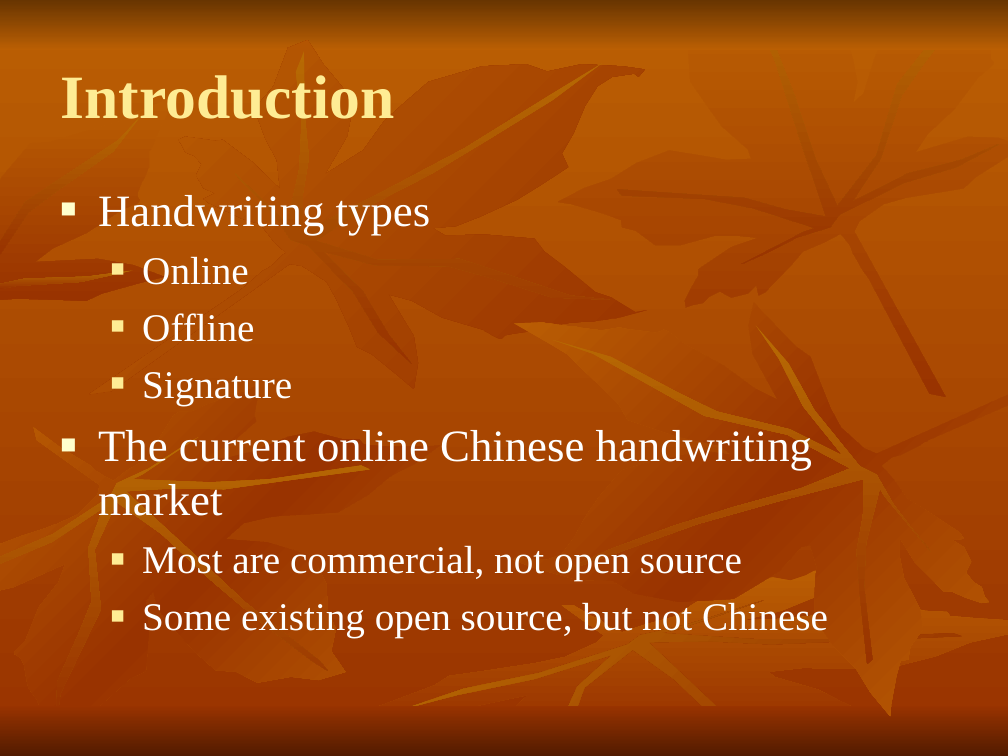
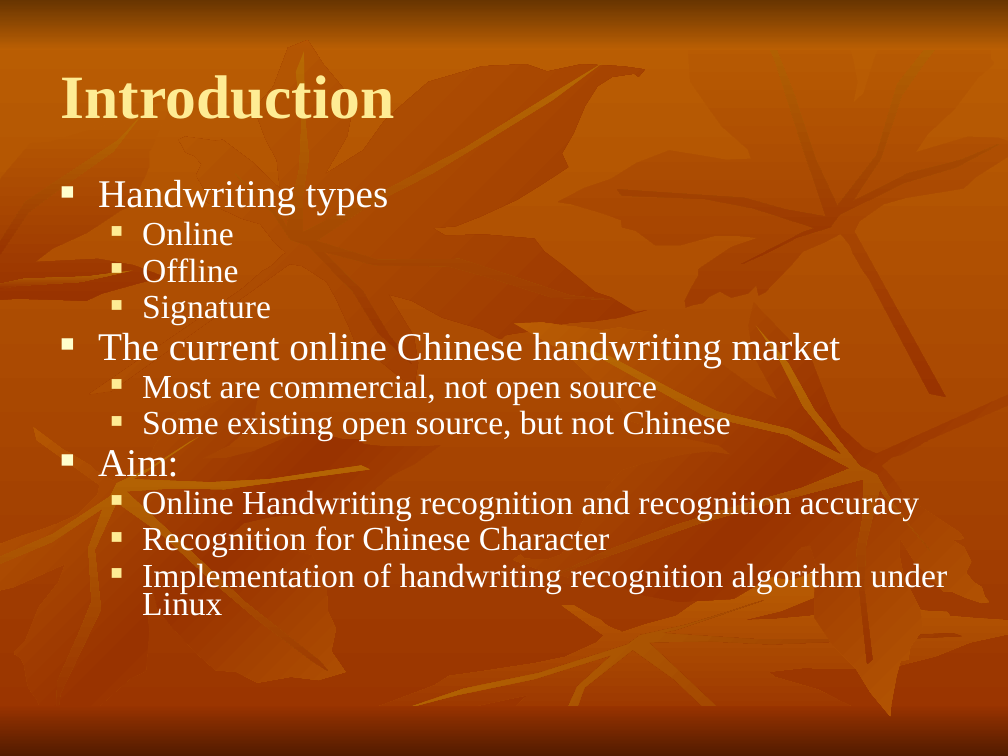
Before and after one commit to shaileshBhokare/honours, a slide deck: slide 4 of Dissertition/report/ranHonours Seminar.ppt (slide 5 before the commit). Drawn at 1008x756 pixels with LibreOffice and Linux fonts; fonts in the diff are those of the drawing. Boxes give left, top, right and bottom in pixels: in the first picture for what was removed or moved away, otherwise in the second. Text is boxed around its words. In the diff, an @@ line names an element or a change of style, - is before the commit and + after.

```diff
--- a/Dissertition/report/ranHonours Seminar.ppt
+++ b/Dissertition/report/ranHonours Seminar.ppt
@@ text at (98, 179, 841, 441): size 32 to 28 pt in "Handwriting types", "The current online Chinese handwriting market"; size 28 to 24 pt in "Online", "Offline", "Signature", "Most are commercial, not open source" and 1 more places; line spacing 1 to 0.7; less space between paragraphs @@
@@ text at (98, 450, 948, 616): paragraphs added @@
+■ Aim:
+  ■ Online Handwriting recognition and recognition accuracy
+  ■ Recognition for Chinese Character
+  ■ Implementation of handwriting recognition algorithm under Linux
```
Also in this commit, not shown: 9 other slides changed, 3 slides removed.
